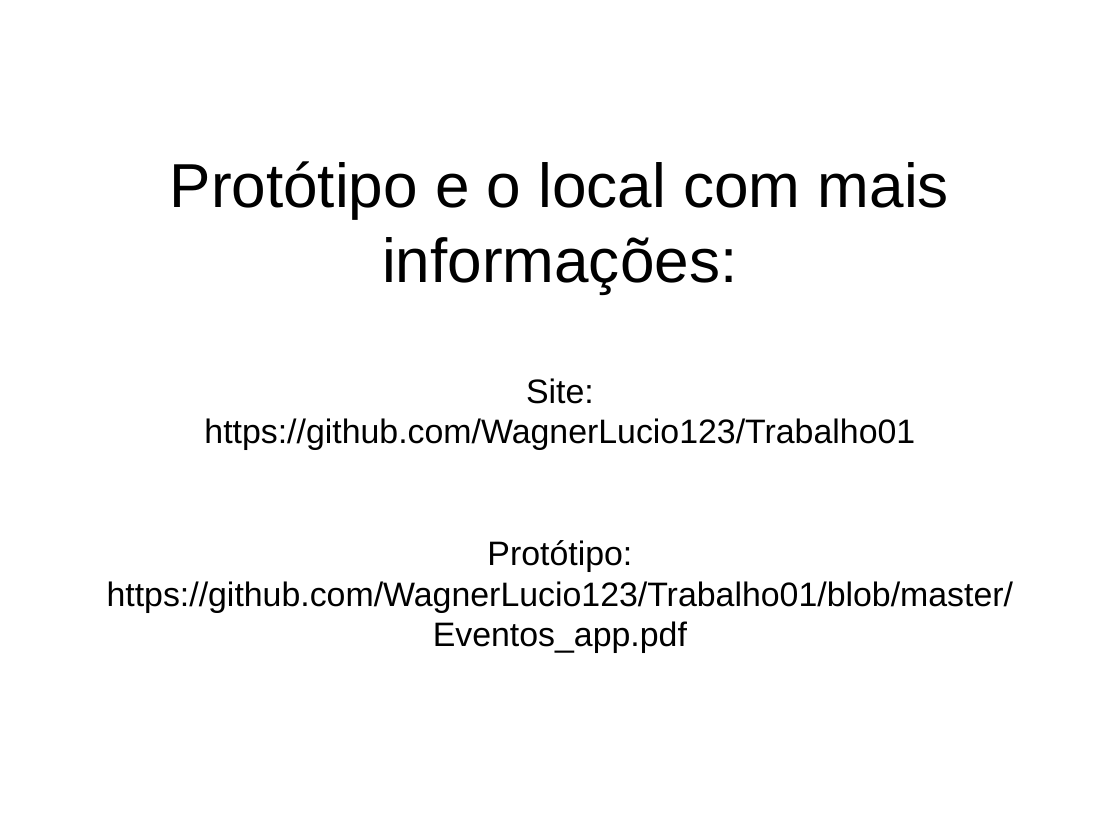
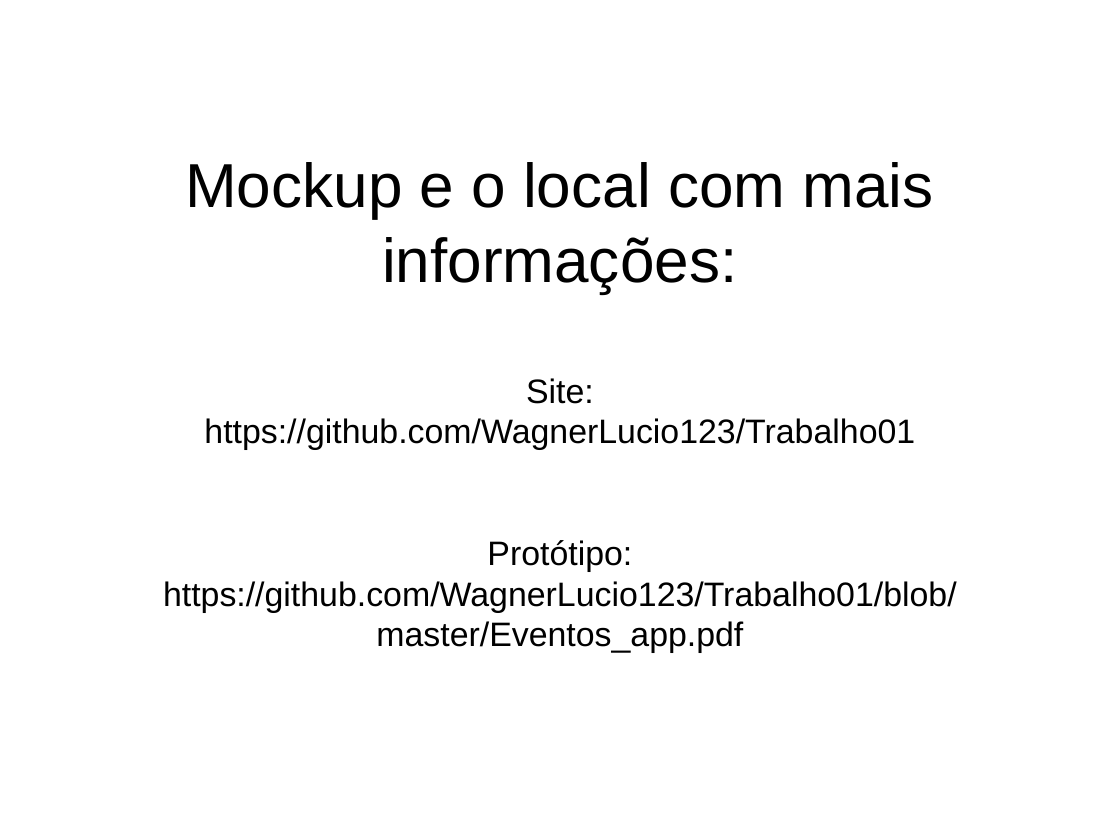
Before and after one commit to WagnerLucio123/Trabalho01, a slide deck: slide 12 of Trabalho de Banco de dados.odp (slide 3 before the commit). Drawn at 1120x840 pixels with LibreOffice and Linux fonts; fonts in the diff are those of the drawing; background and template pictures are left out. Boxes give left, top, right and bottom in pixels: in the first picture for what was removed or moved away, otherwise in the second. Text is boxed around its words. In the diff, an @@ line names an element or a change of style, - is before the commit and + after.

```diff
--- a/Trabalho de Banco de dados.odp
+++ b/Trabalho de Banco de dados.odp
@@ title at [163,162,957,653]: text changed @@
-Protótipo e o local com mais informações:
-Site:
-https://github.com/WagnerLucio123/Trabalho01
-Protótipo:
-https://github.com/WagnerLucio123/Trabalho01/blob/master/Eventos_app.pdf
+Mockup e o local com mais informações:
+Site:
+https://github.com/WagnerLucio123/Trabalho01
+Protótipo:
+https://github.com/WagnerLucio123/Trabalho01/blob/master/Eventos_app.pdf
```
Also in this commit, not shown: 8 slides added.
